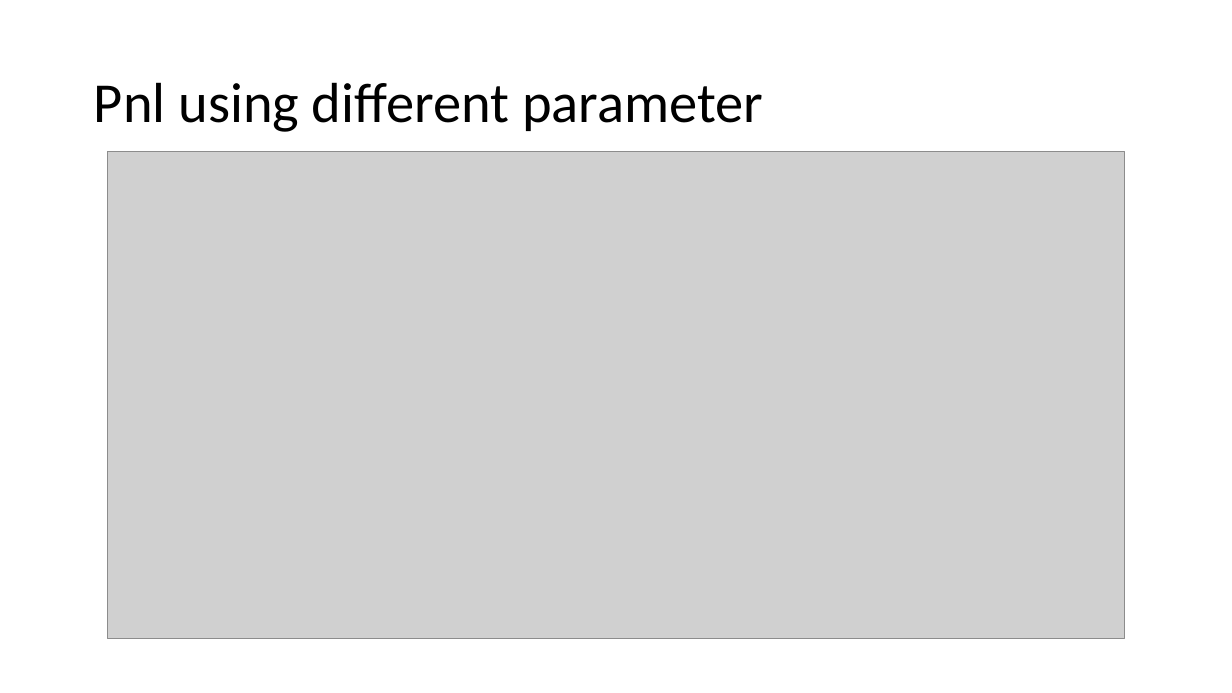
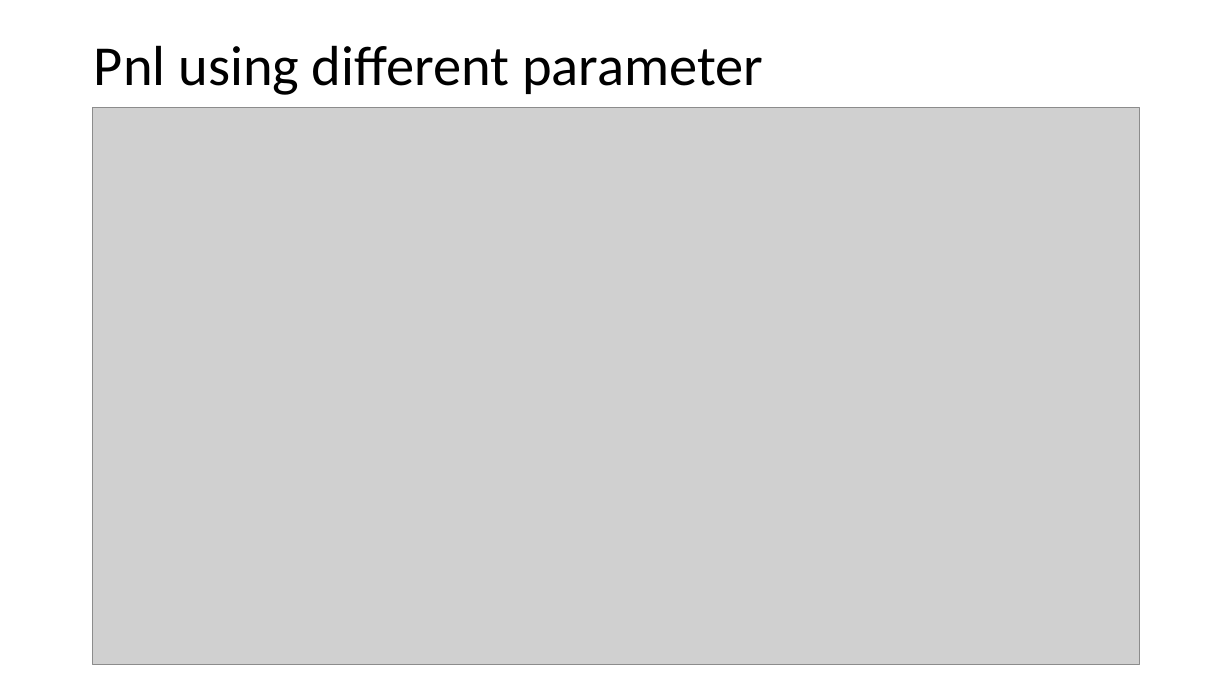
Before and after one commit to thtang/MATLAB-Quantitative-Finance, a slide deck: slide 9 of MATLAB_Quant_book/Chapter 13/Turtle Trading.pptx. Drawn at 1232x693 pixels with LibreOffice and Linux fonts; fonts in the diff are those of the drawing; grey boxes stand for pictures. Boxes give left, top, right and bottom in pixels: in the first picture for what was removed or moved away, otherwise in the second. Text is boxed around its words. In the diff, an @@ line names an element or a change of style, - is before the commit and + after.

```diff
--- a/MATLAB_Quant_book/Chapter 13/Turtle Trading.pptx
+++ b/MATLAB_Quant_book/Chapter 13/Turtle Trading.pptx
@@ title "Pnl using different parameter": place and size @@
-title "Pnl using different parameter" at (94, 82, 763, 132)
+title "Pnl using different parameter" at (94, 45, 763, 95)
@@ picture: place and size @@
-picture at (107, 152, 1125, 639)
+picture at (92, 107, 1140, 665)
```
